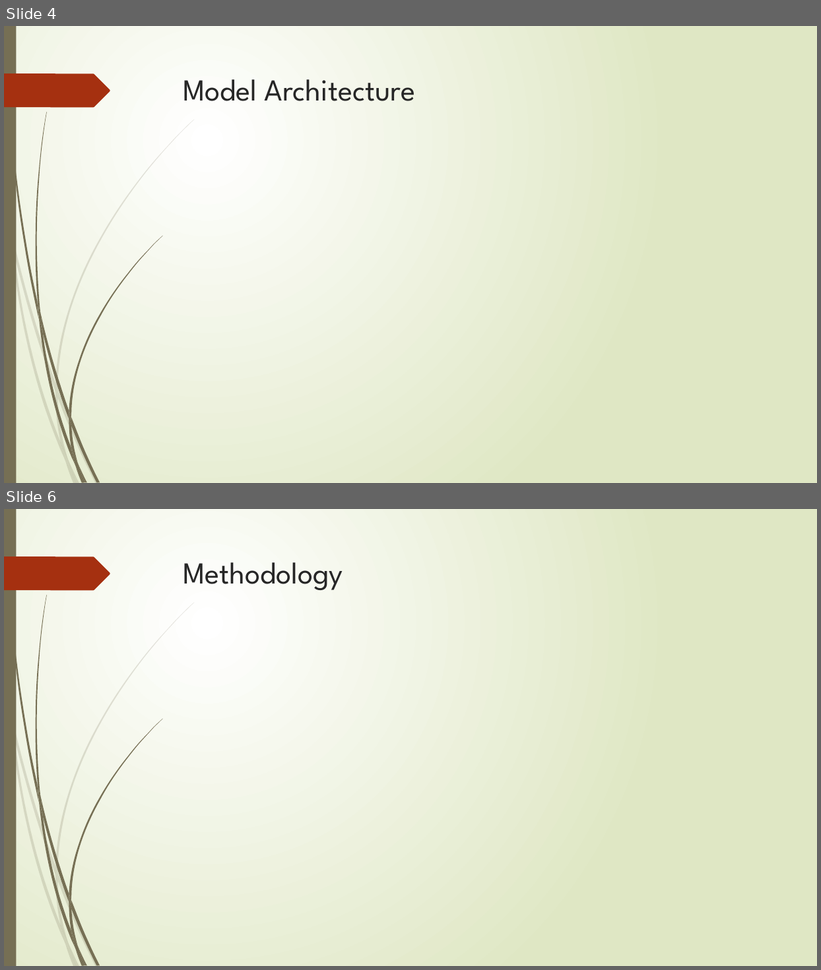
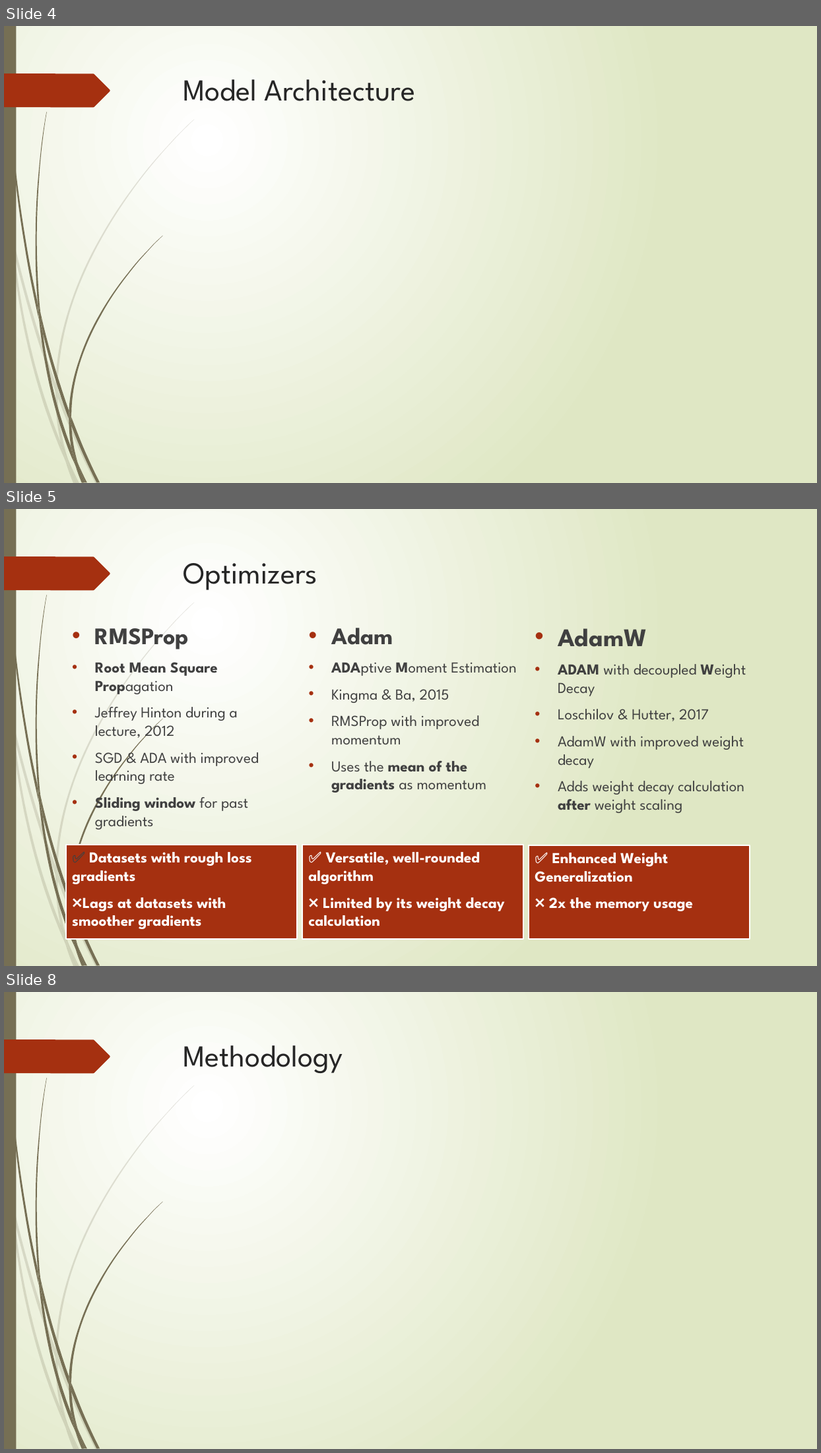
Before and after one commit to yaofu-yang/aigc-5500-midterm-project, a slide deck: slides/midterm-slides.pptx. Shown one above the other, each under a label of ours: slides 4 and 6 before the commit, slides 4, 5 and 8 after it; the slides between them are not shown. The pictures are 821x970 and 821x1453 pixels, drawn with LibreOffice and Linux fonts; fonts in the diff are those of the drawing. Boxes give left, top, right and bottom in pixels: in the first picture for what was removed or moved away, otherwise in the second. Text is boxed around its words. In the diff, an @@ line names an element or a change of style, - is before the commit and + after.

Commit message:
Added Optimizer details and Parameter info to presentation

```diff
--- a/slides/midterm-slides.pptx
+++ b/slides/midterm-slides.pptx
@@ slide 5 added at (x1=4, y1=509, x2=817, y2=966), background gradient #FFFFFF to #DFE8C4; not listed: 23 template elements that a slide beside it also shows @@
@@ title added at (x1=183, y1=563, x2=318, y2=590), 36 pt, text #262626 @@
+Optimizers
@@ text added at (x1=95, y1=628, x2=259, y2=830), 18 pt, text #404040 @@
+• RMSProp
+• Root Mean Square Propagation
+• Jeffrey Hinton during a lecture, 2012
+• SGD & ADA with improved learning rate
+• Sliding window for past gradients
@@ text added at (x1=331, y1=628, x2=516, y2=793), 18 pt, text #404040 @@
+• Adam
+• ADAptive Moment Estimation
+• Kingma & Ba, 2015
+• RMSProp with improved momentum
+• Uses the mean of the gradients as momentum
@@ text added at (x1=558, y1=628, x2=746, y2=813), 18 pt, text #404040 @@
+• AdamW
+• ADAM with decoupled Weight Decay
+• Loschilov & Hutter, 2017
+• AdamW with improved weight decay
+• Adds weight decay calculation after weight scaling
@@ rectangle added at (x1=66, y1=845, x2=298, y2=939), fill #A53010, outline #FFFFFF 1.75 pt, 18 pt, text #FFFFFF, bold @@
+✅ Datasets with rough loss gradients
+❌Lags at datasets with smoother gradients
@@ rectangle added at (x1=302, y1=845, x2=523, y2=939), fill #A53010, outline #FFFFFF 1.75 pt, 18 pt, text #FFFFFF, bold @@
+✅ Versatile, well-rounded algorithm
+❌ Limited by its weight decay calculation
@@ rectangle added at (x1=529, y1=846, x2=750, y2=940), fill #A53010, outline #FFFFFF 1.75 pt, 18 pt, text #FFFFFF, bold @@
+✅ Enhanced Weight Generalization
+❌ 2x the memory usage
@@ what was slide 6 is now slide 8 @@
```
Also in this commit, not shown: 2 other slides added, 1 slide removed.
